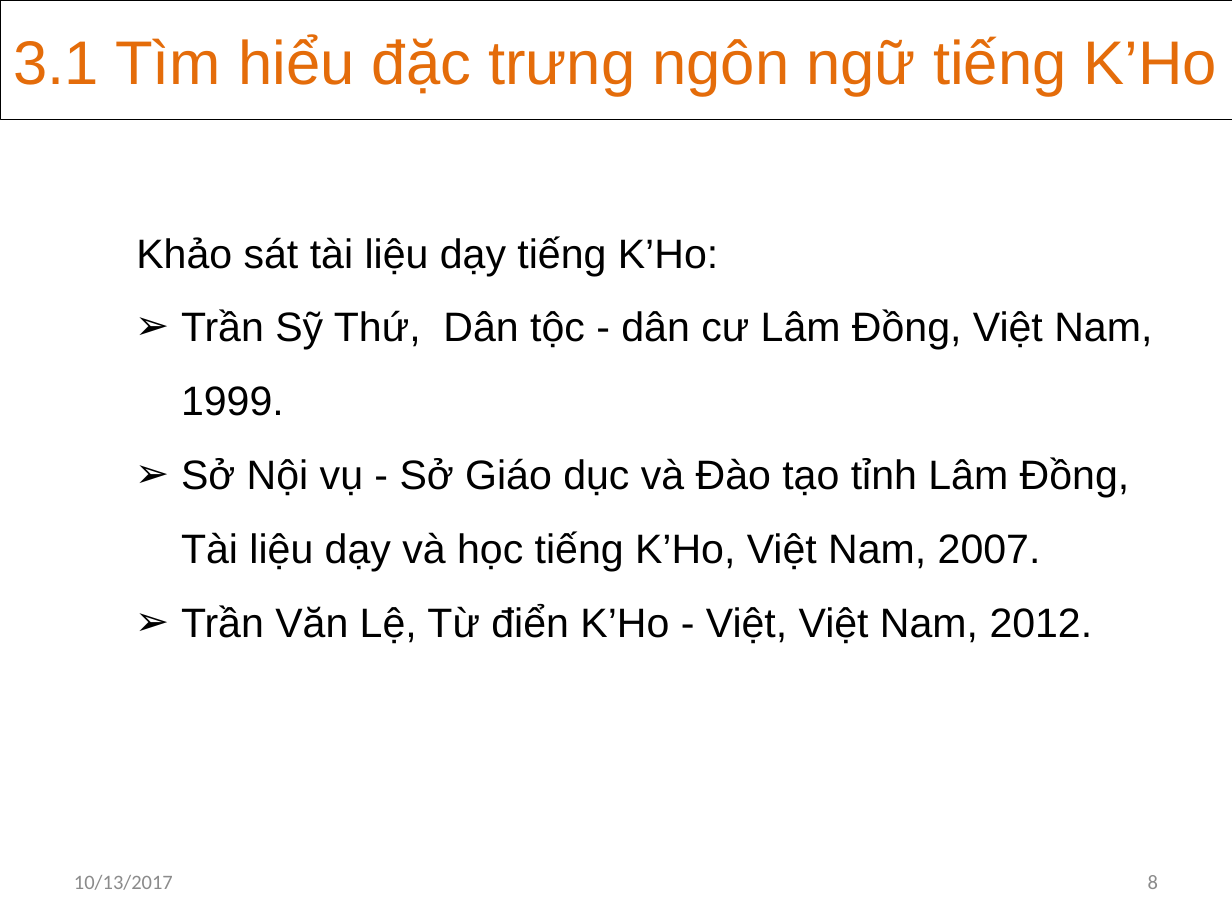
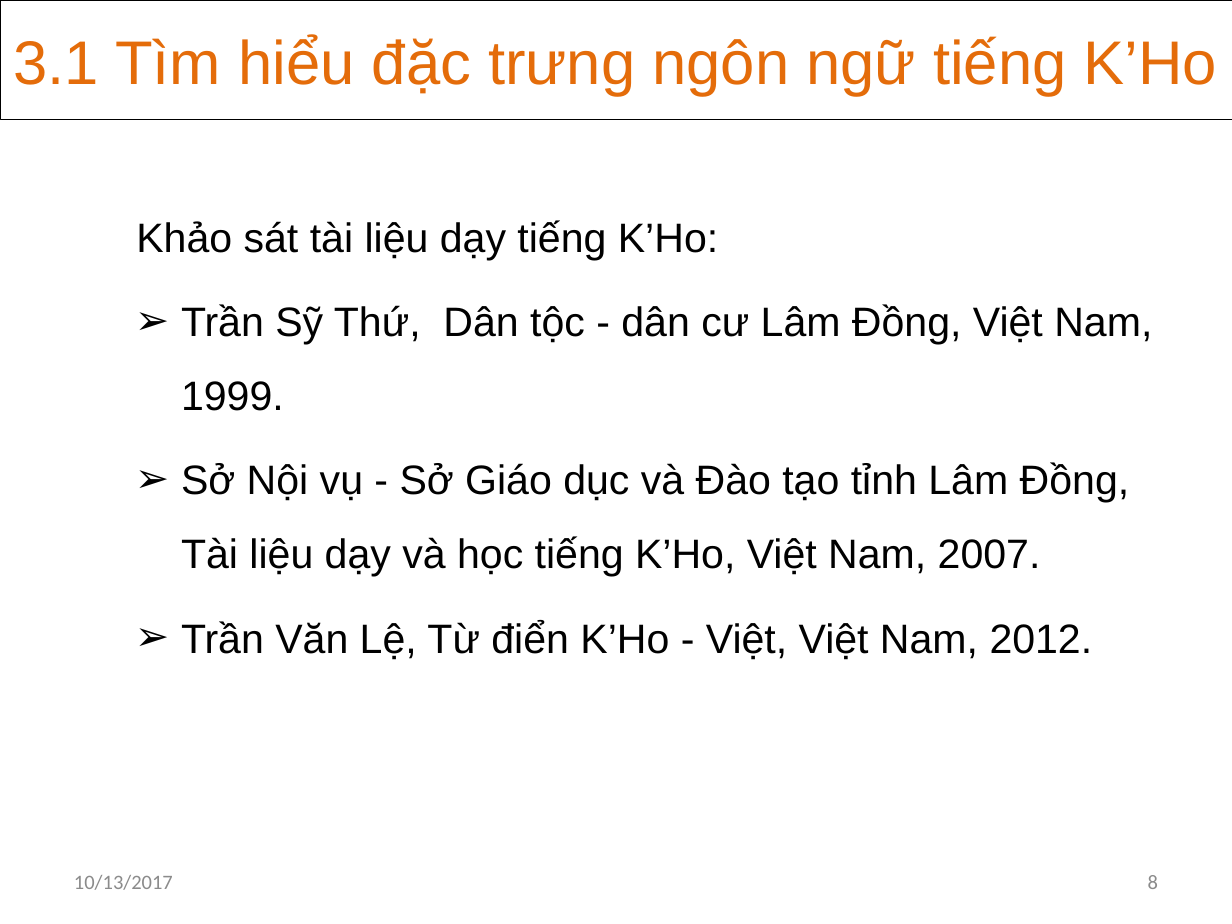
Before and after one commit to khanhvinhit/Do-An, a slide deck: slide 8 of THESIS/DACN_UD_Hoc_KHo_CTK37_BaoCao_D3.pptx. Drawn at 1232x924 pixels with LibreOffice and Linux fonts; fonts in the diff are those of the drawing. Boxes give left, top, right and bottom in pixels: in the first picture for what was removed or moved away, otherwise in the second. Text is boxed around its words. In the diff, an @@ line names an element or a change of style, - is before the commit and + after.

```diff
--- a/THESIS/DACN_UD_Hoc_KHo_CTK37_BaoCao_D3.pptx
+++ b/THESIS/DACN_UD_Hoc_KHo_CTK37_BaoCao_D3.pptx
@@ text "Khảo sát tài liệu dạy ..." at bbox=[136, 220, 1152, 660]: more space between paragraphs @@
```
Also in this commit, not shown: 6 other slides changed, 1 slide removed.
